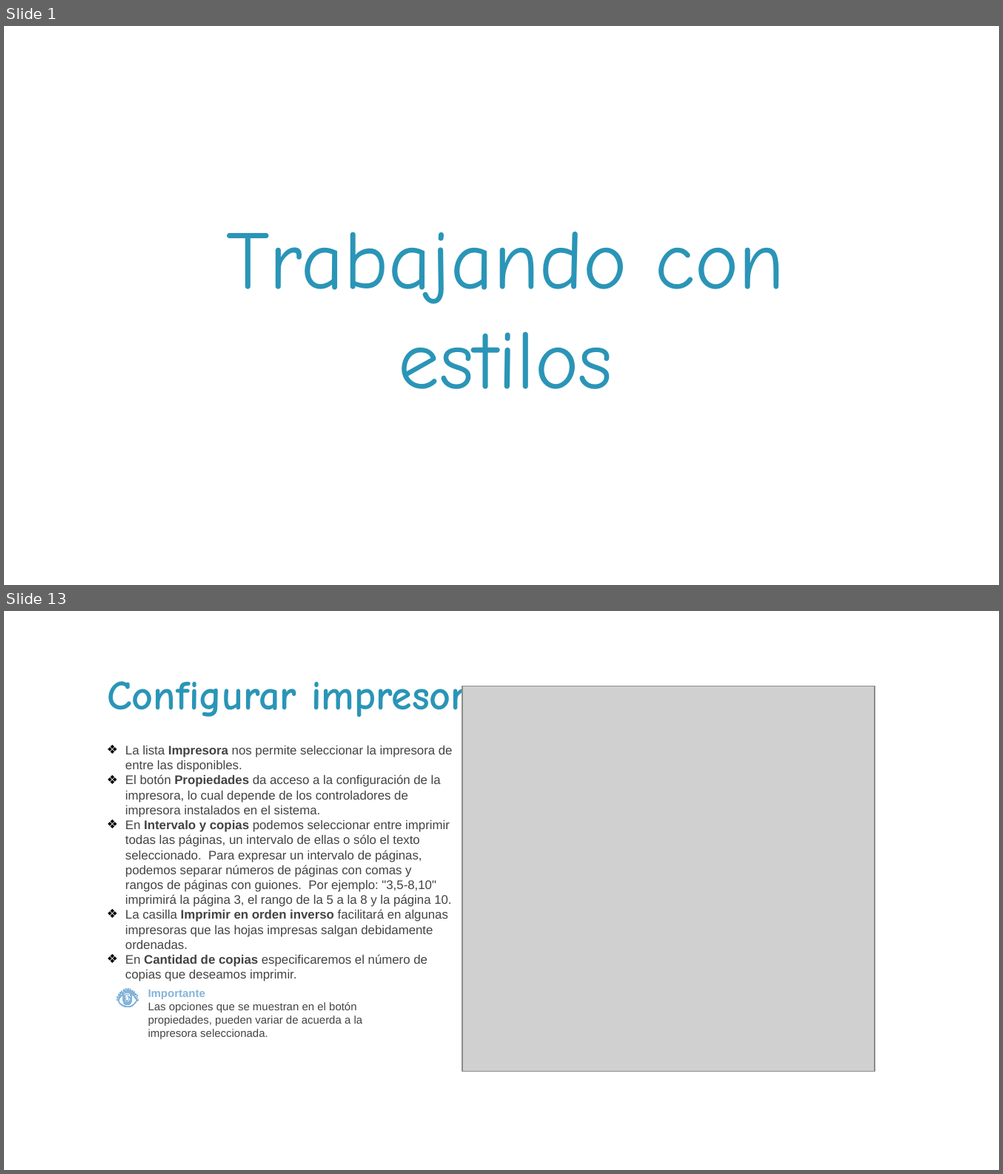
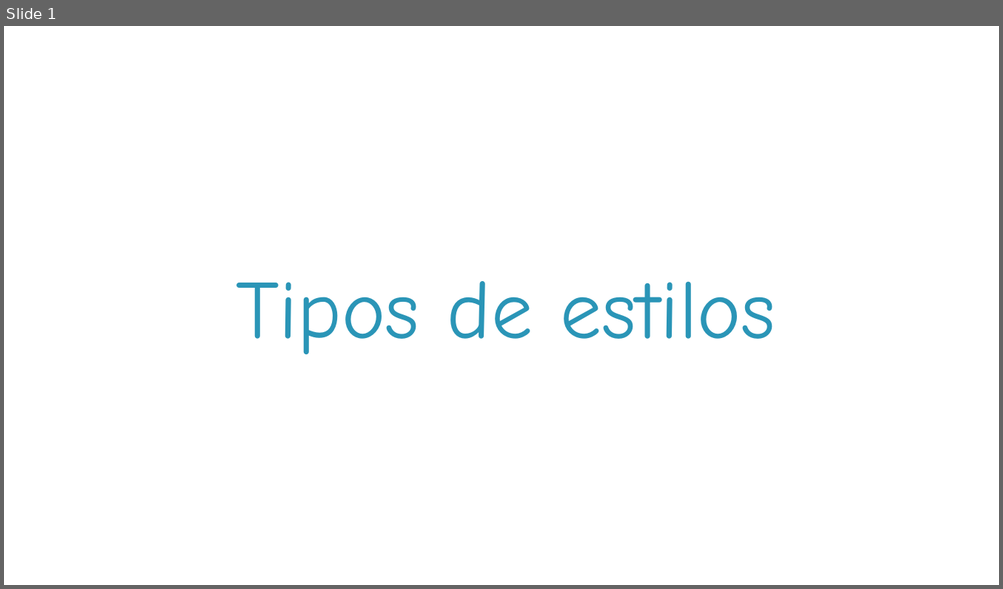
Before and after one commit to transpa1416/tigali, a slide deck: public/downloads/writer/module03/M03Topic01.pptx. Shown one above the other, each under a label of ours: slides 1 and 13 before the commit, slide 1 after it; the slides between them are not shown. The pictures are 1003x1174 and 1003x589 pixels, drawn with LibreOffice and Linux fonts; fonts in the diff are those of the drawing; grey boxes stand for pictures; background and template pictures are left out. Boxes give left, top, right and bottom in pixels: in the first picture for what was removed or moved away, otherwise in the second. Text is boxed around its words. In the diff, an @@ line names an element or a change of style, - is before the commit and + after.

```diff
--- a/public/downloads/writer/module03/M03Topic01.pptx
+++ b/public/downloads/writer/module03/M03Topic01.pptx
@@ slide 13 removed at [4,611,999,1170], background picture (left out) @@
@@ text removed at [107,681,487,723] @@
-Configurar impresora
@@ picture removed at [463,686,874,1073] @@
@@ text removed at [125,746,452,982] @@
-❖ La lista Impresora nos permite seleccionar la impresora de entre las disponibles.
-❖ El botón Propiedades da acceso a la configuración de la impresora, lo cual depende de los controladores de impresora instalados en el sistema.
-❖ En Intervalo y copias podemos seleccionar entre imprimir todas las páginas, un intervalo de ellas o sólo el texto seleccionado. Para expresar un intervalo de páginas, podemos separar números de páginas con comas y rangos de páginas con guiones. Por ejemplo: "3,5-8,10" imprimirá la página 3, el rango de la 5 a la 8 y la página 10.
-❖ La casilla Imprimir en orden inverso facilitará en algunas impresoras que las hojas impresas salgan debidamente ordenadas.
-❖ En Cantidad de copias especificaremos el número de copias que deseamos imprimir.
@@ freeform shape removed at [116,989,138,1008] @@
@@ text removed at [148,990,363,1039] @@
-Importante
-Las opciones que se muestran en el botón propiedades, pueden variar de acuerda a la impresora seleccionada.
@@ page number removed at [939,1137,999,1170] @@
-13
@@ slide 1 changed as well @@
@@ title at [236,281,775,355]: text changed @@
-Trabajando con estilos
+Tipos de estilos
```
Also in this commit, not shown: 1 other slide changed, 11 slides added, 59 other slides removed, 16 other files.
